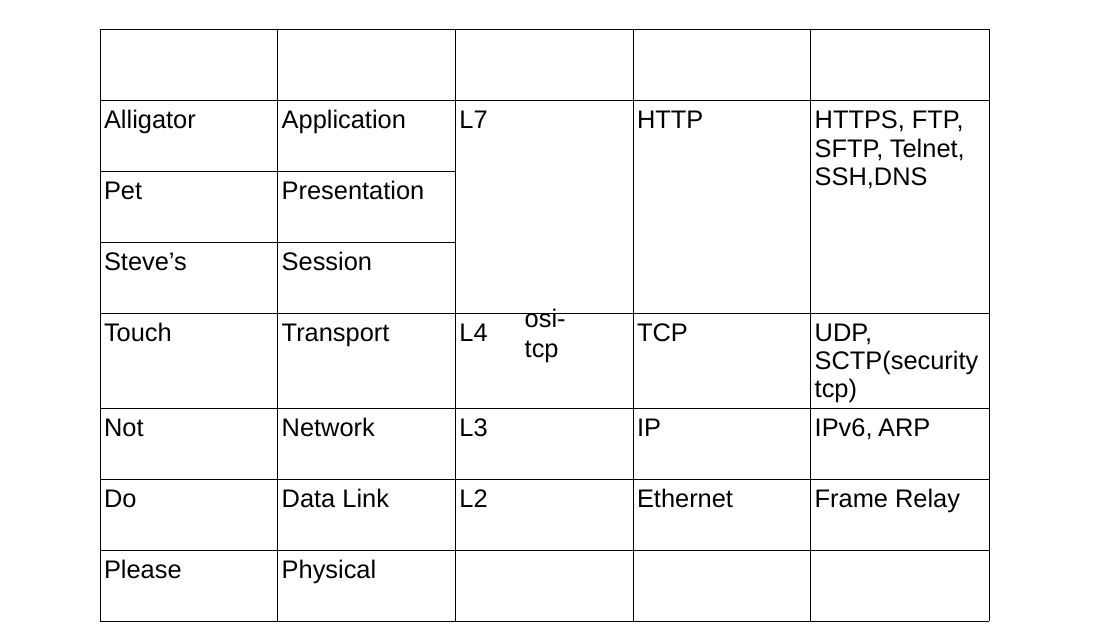
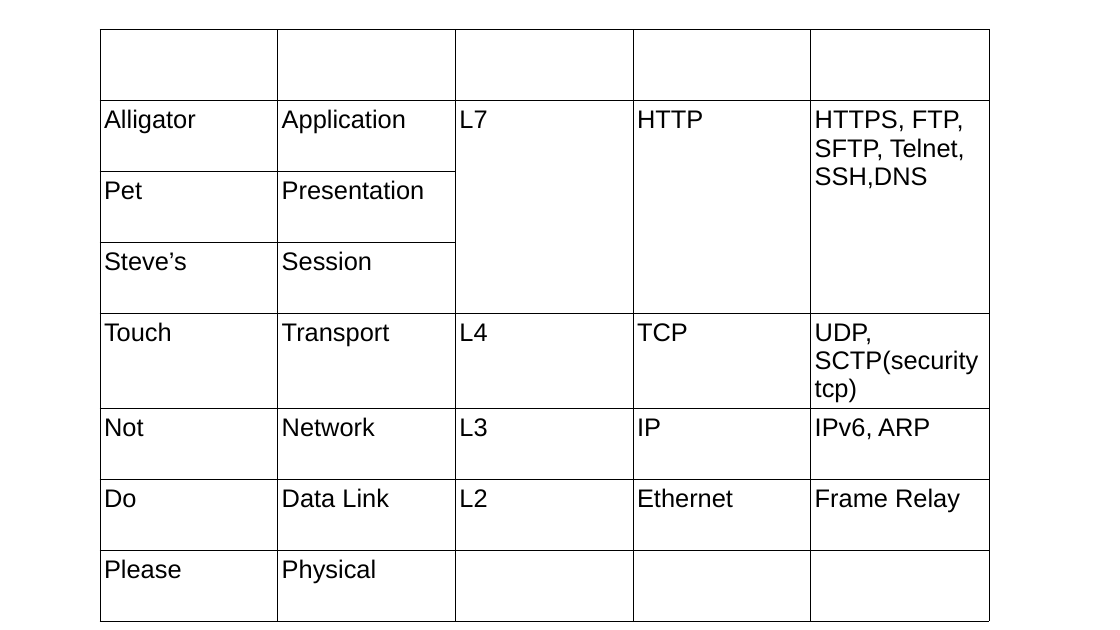
Before and after one commit to zyhunnn/osi-and-tcp, a slide deck: slide 1 of osi-tcp.odp. Drawn at 1120x630 pixels with LibreOffice and Linux fonts; fonts in the diff are those of the drawing. Boxes give left, top, right and bottom in pixels: in the first picture for what was removed or moved away, otherwise in the second. Text is boxed around its words. In the diff, an @@ line names an element or a change of style, - is before the commit and + after.

Commit message:
osi-and-tcp reload

```diff
--- a/osi-tcp.odp
+++ b/osi-tcp.odp
@@ text removed at (525,308,566,363) @@
-osi-tcp
```
